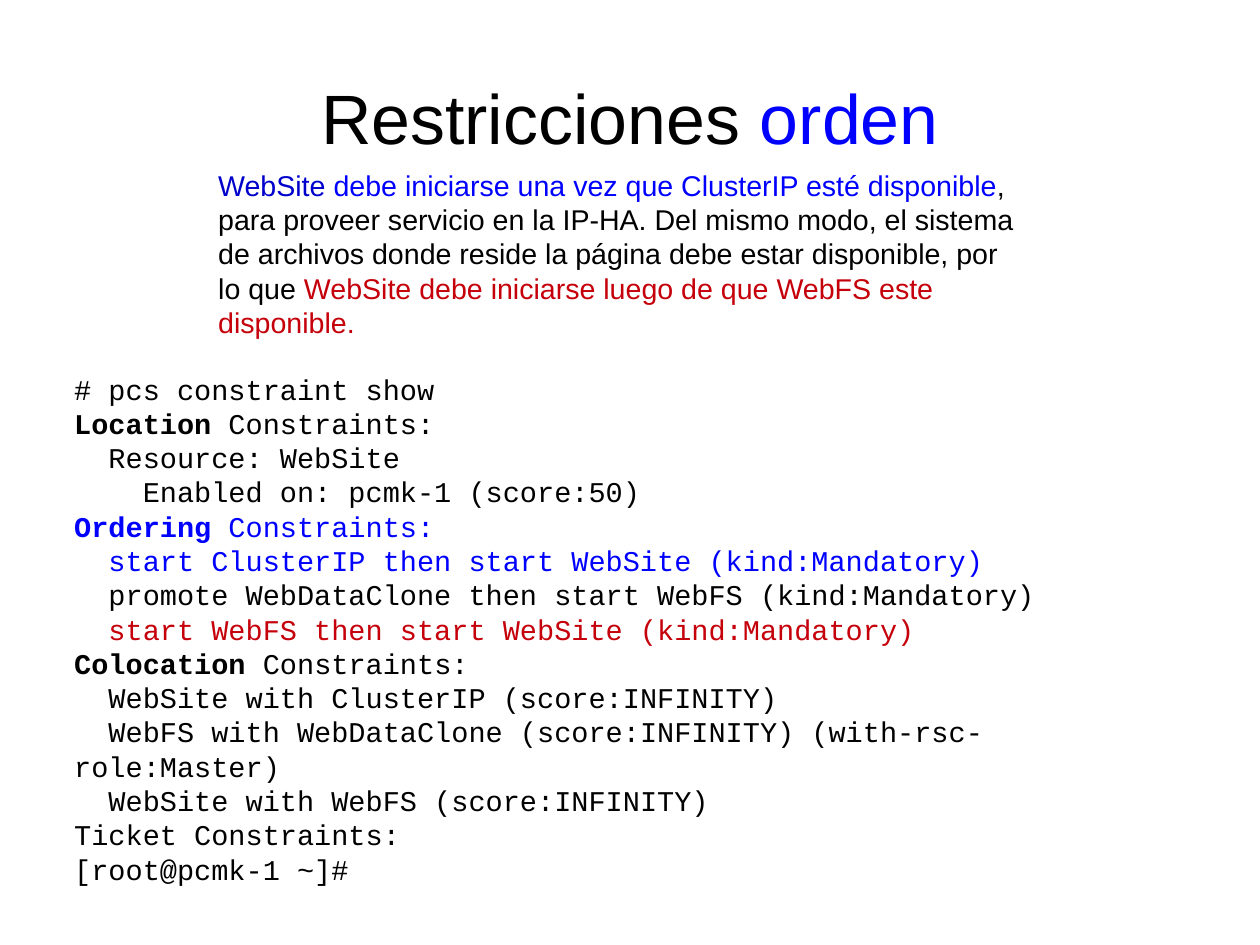
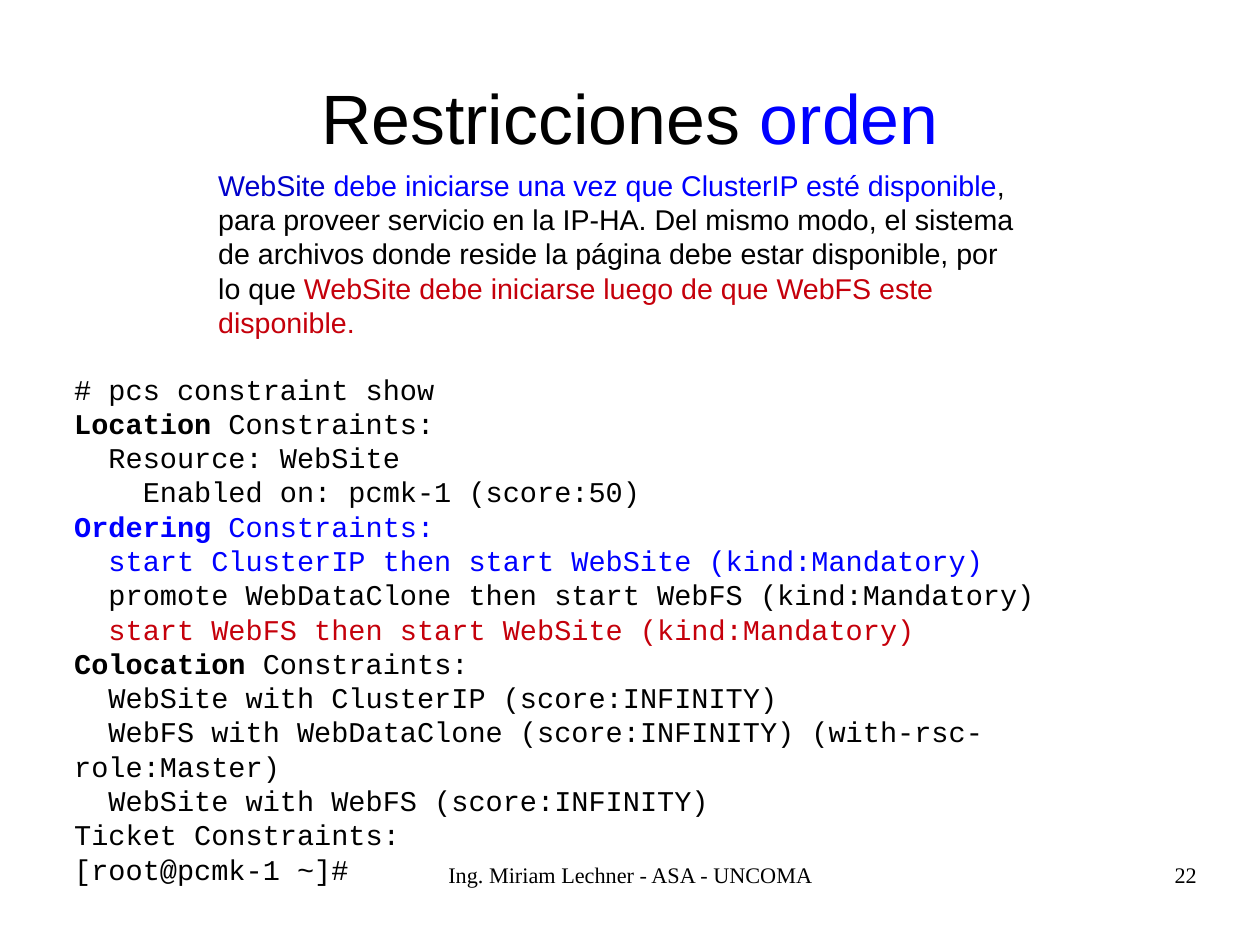
Before and after one commit to niniadcobre/asa, a slide deck: slide 22 of clases/ASA-cluster.odp (slide 21 before the commit). Drawn at 1260x945 pixels with LibreOffice and Linux fonts; fonts in the diff are those of the drawing. Boxes give left, top, right and bottom in pixels: in the first picture for what was removed or moved away, otherwise in the second. Text is boxed around its words. In the diff, an @@ line names an element or a change of style, - is before the commit and + after.

```diff
--- a/clases/ASA-cluster.odp
+++ b/clases/ASA-cluster.odp
@@ text added at (448,867,812,888), 14 pt, text #000000 @@
+Ing. Miriam Lechner - ASA - UNCOMA
@@ page number added at (1175,868,1197,883), 14 pt, text #000000 @@
+22
```
Also in this commit, not shown: 20 other slides changed, 3 slides added, 2 slides removed, 5 other files.
